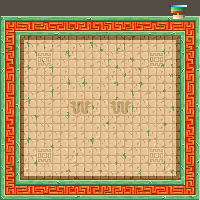
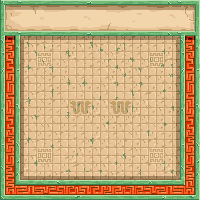
Before/after of a 200 × 200 layered artwork. What changed in the layer stack:
hid "palette", painted on it over [164, 5, 187, 19]
added layer "hud shadow 2" in group "v1" over [5, 5, 195, 10]
added layer "hud 2" in group "v1" over [0, 4, 200, 37]
added layer "border shadow v1" in group "v1" over [5, 36, 195, 40]
painted on "border v1" over [0, 0, 200, 21]
painted on "floor shadow v1" over [20, 36, 180, 180]
hid group "v0" (3 layers) over [0, 0, 200, 180]
